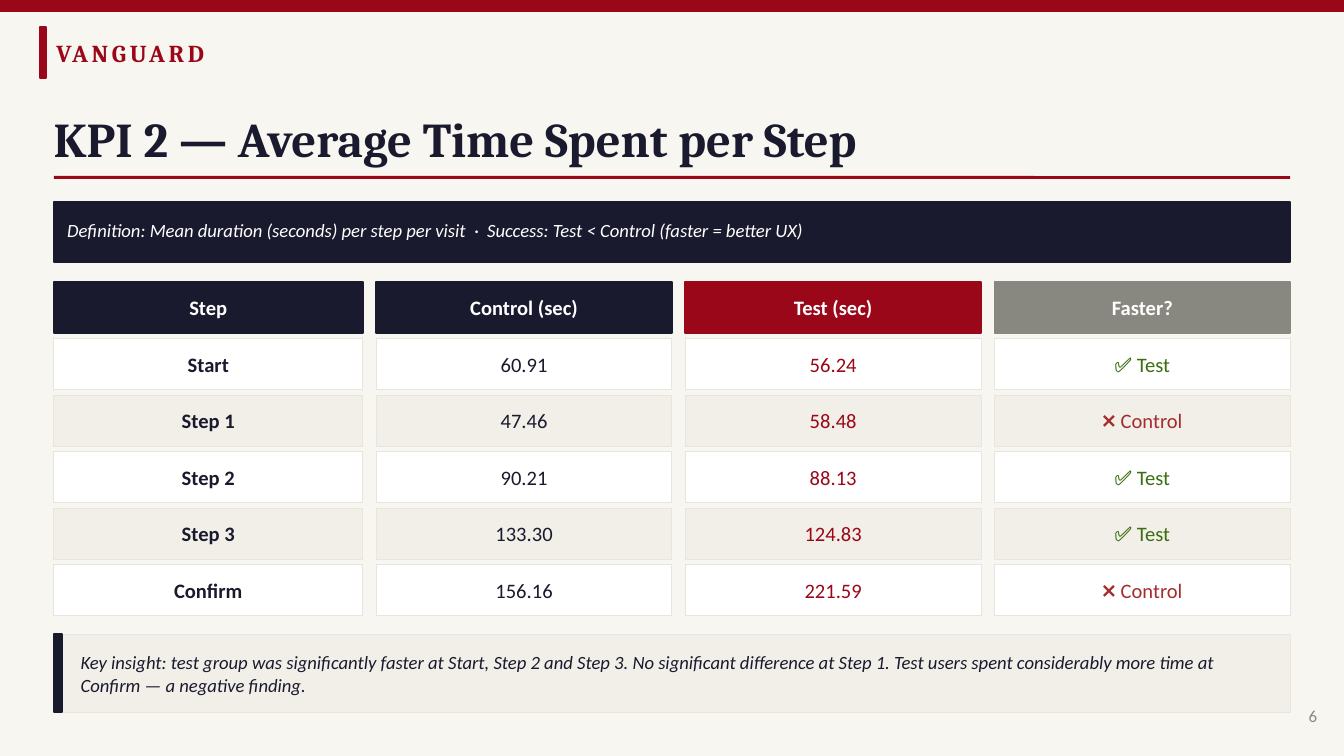
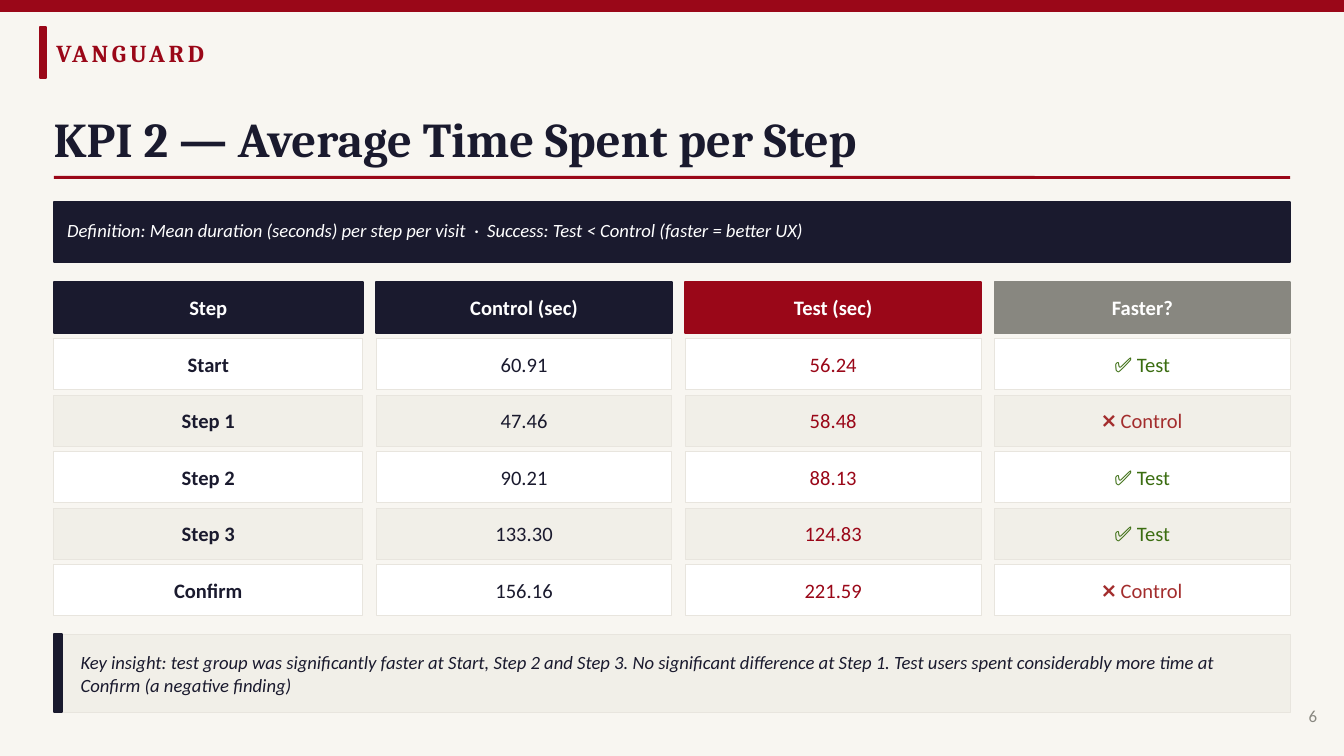
Before and after one commit to craftedbygaby/AB_testing, a slide deck: slide 6 of Vanguard_ABTest_Presentation.pptx. Drawn at 1344x756 pixels with LibreOffice and Linux fonts; fonts in the diff are those of the drawing. Boxes give left, top, right and bottom in pixels: in the first picture for what was removed or moved away, otherwise in the second. Text is boxed around its words. In the diff, an @@ line names an element or a change of style, - is before the commit and + after.

```diff
--- a/Vanguard_ABTest_Presentation.pptx
+++ b/Vanguard_ABTest_Presentation.pptx
@@ text at [81, 656, 1214, 695]: text changed @@
-Key insight: test group was significantly faster at Start, Step 2 and Step 3. No significant difference at Step 1. Test users spent considerably more time at Confirm — a negative finding.
+Key insight: test group was significantly faster at Start, Step 2 and Step 3. No significant difference at Step 1. Test users spent considerably more time at Confirm (a negative finding)
```
Also in this commit, not shown: 7 other slides changed.
